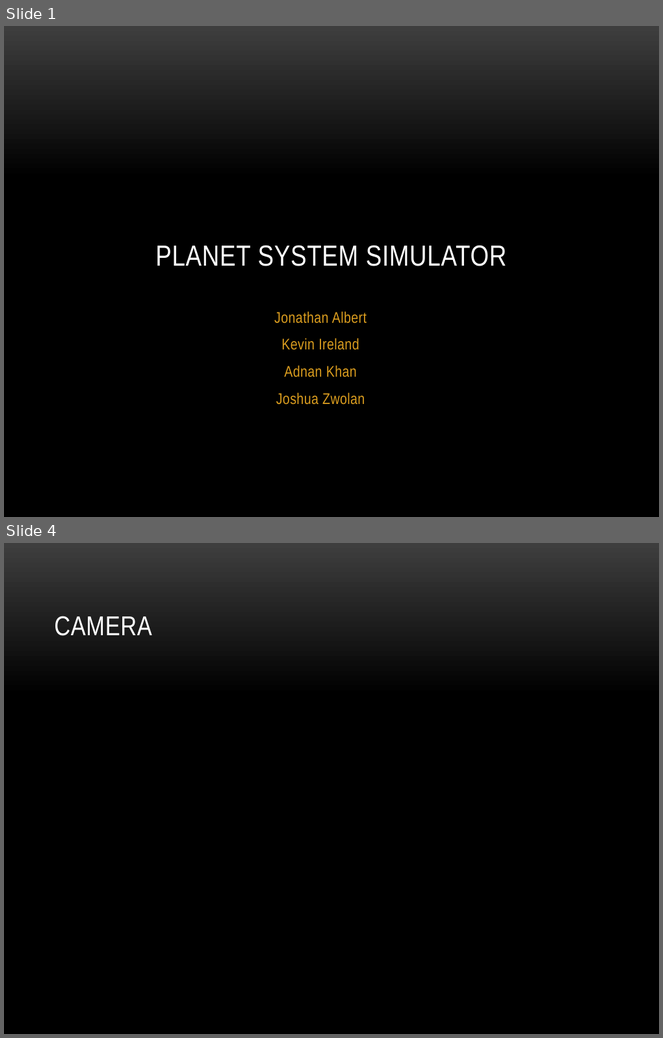
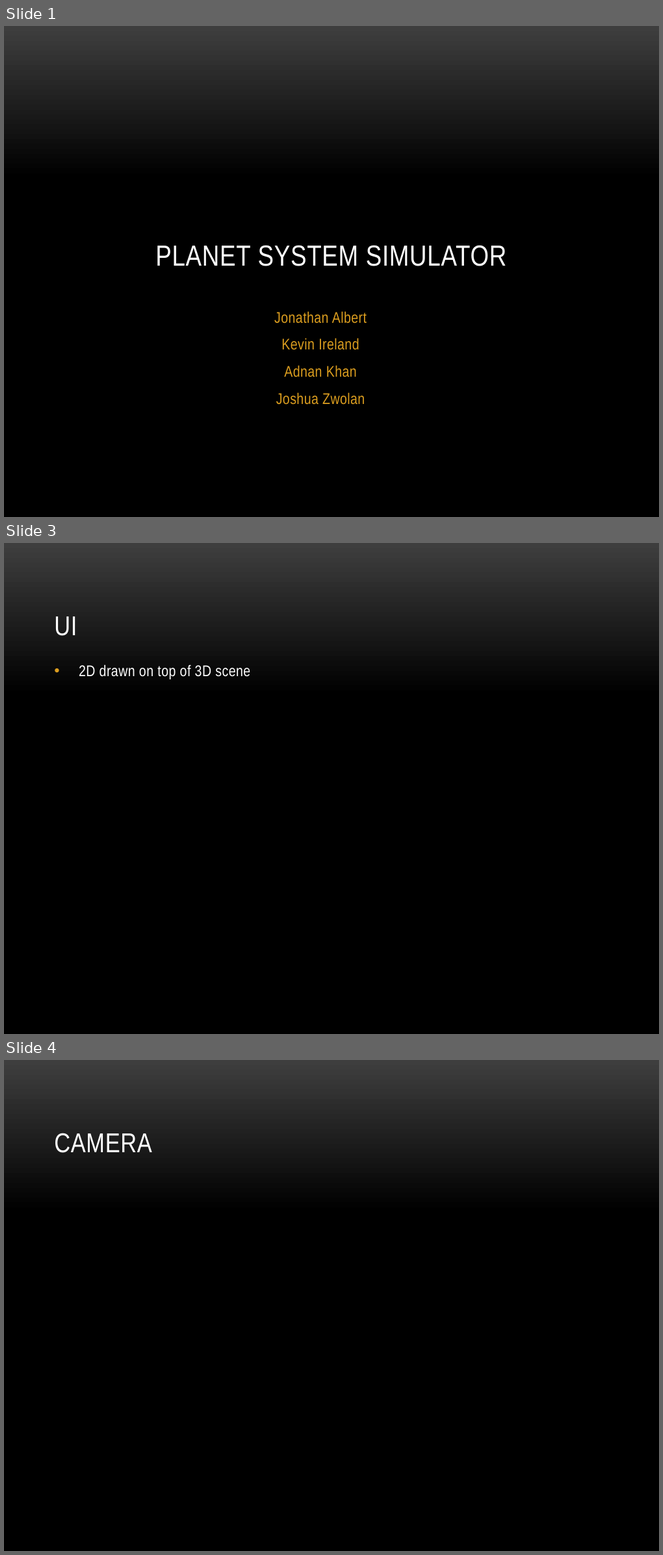
Before and after one commit to AdnaneKhan/1566_final, a slide deck: docs/gfx_ppt.pptx. Shown one above the other, each under a label of ours: slides 1 and 4 before the commit, slides 1, 3 and 4 after it; the slides between them are not shown. The pictures are 663x1038 and 663x1555 pixels, drawn with LibreOffice and Linux fonts; fonts in the diff are those of the drawing; background and template pictures are left out. Boxes give left, top, right and bottom in pixels: in the first picture for what was removed or moved away, otherwise in the second. Text is boxed around its words. In the diff, an @@ line names an element or a change of style, - is before the commit and + after.

```diff
--- a/docs/gfx_ppt.pptx
+++ b/docs/gfx_ppt.pptx
@@ slide 3 added at (4,543,659,1034), background picture (left out) @@
@@ title added at (54,616,77,636), 30 pt, text #FFFFFF @@
+UI
@@ text added at (79,665,250,679), 17 pt, text #FFFFFF @@
+• 2D drawn on top of 3D scene
```
Also in this commit, not shown: 2 slides changed, 2 other slides added, 2 slides removed, 1 other file.
